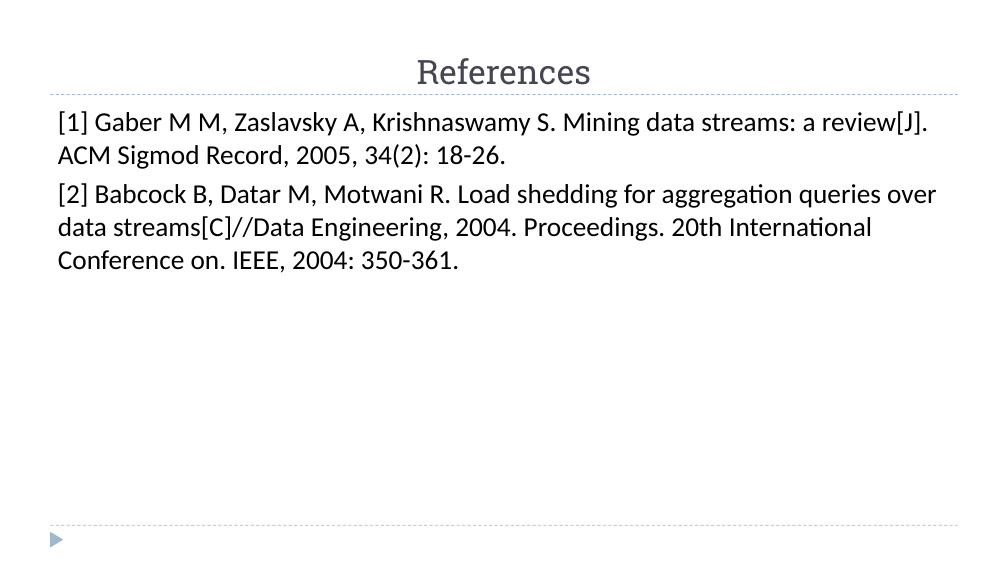
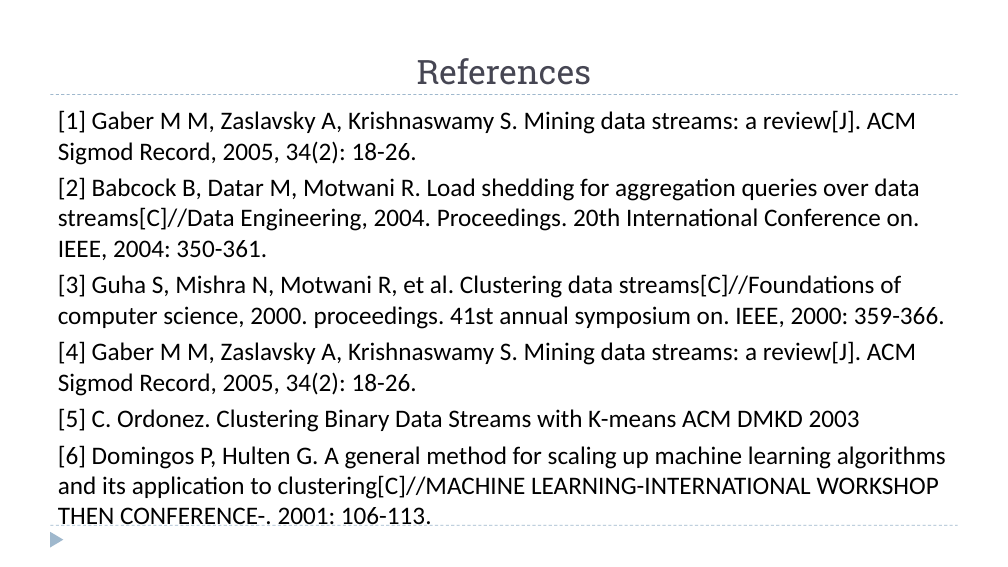
Before and after one commit to zixiaojindao/time-series-survey, a slide deck: slide 14 of slide/data stream mining.pptx. Drawn at 1008x567 pixels with LibreOffice and Linux fonts; fonts in the diff are those of the drawing. Boxes give left, top, right and bottom in pixels: in the first picture for what was removed or moved away, otherwise in the second. Text is boxed around its words. In the diff, an @@ line names an element or a change of style, - is before the commit and + after.

```diff
--- a/slide/data stream mining.pptx
+++ b/slide/data stream mining.pptx
@@ text at <box>58,110,920,260</box>: size 26 to 24.1 pt in "[1] Gaber M M, Zaslavsky A, Krishnaswamy ...", "[2] Babcock B, Datar M, Motwani R. ..." @@
@@ text at <box>58,274,946,499</box>: paragraphs added @@
+[3] Guha S, Mishra N, Motwani R, et al. Clustering data streams[C]//Foundations of computer science, 2000. proceedings. 41st annual symposium on. IEEE, 2000: 359-366.
+[4] Gaber M M, Zaslavsky A, Krishnaswamy S. Mining data streams: a review[J]. ACM Sigmod Record, 2005, 34(2): 18-26.
+[5] C. Ordonez. Clustering Binary Data Streams with K-means ACM DMKD 2003
+[6] Domingos P, Hulten G. A general method for scaling up machine learning algorithms and its application to clustering[C]//MACHINE LEARNING-INTERNATIONAL WORKSHOP THEN CONFERENCE-. 2001: 106-113.
```
Also in this commit, not shown: 2 other slides changed, 2 slides added, 4 other files.
